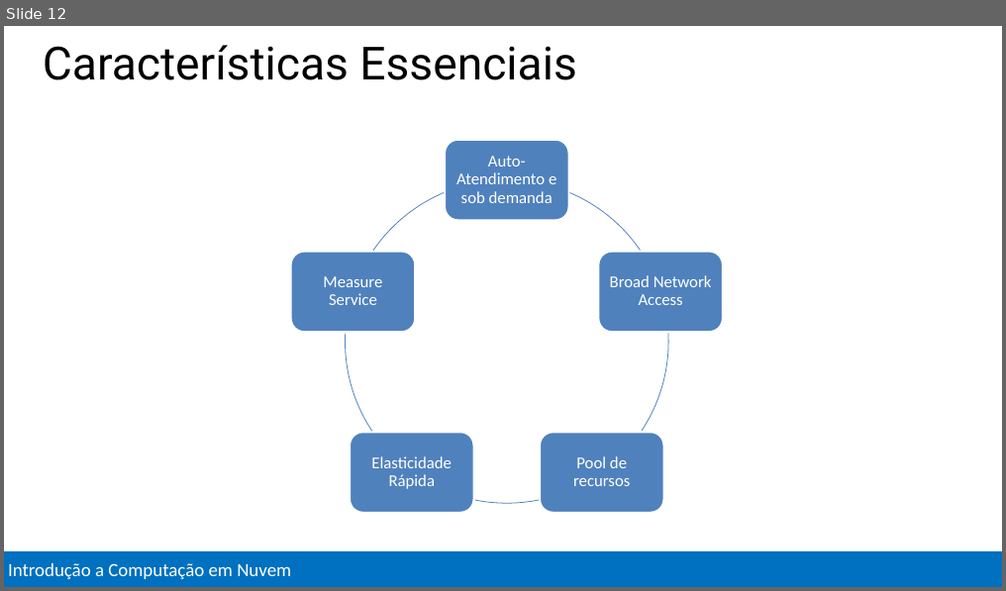
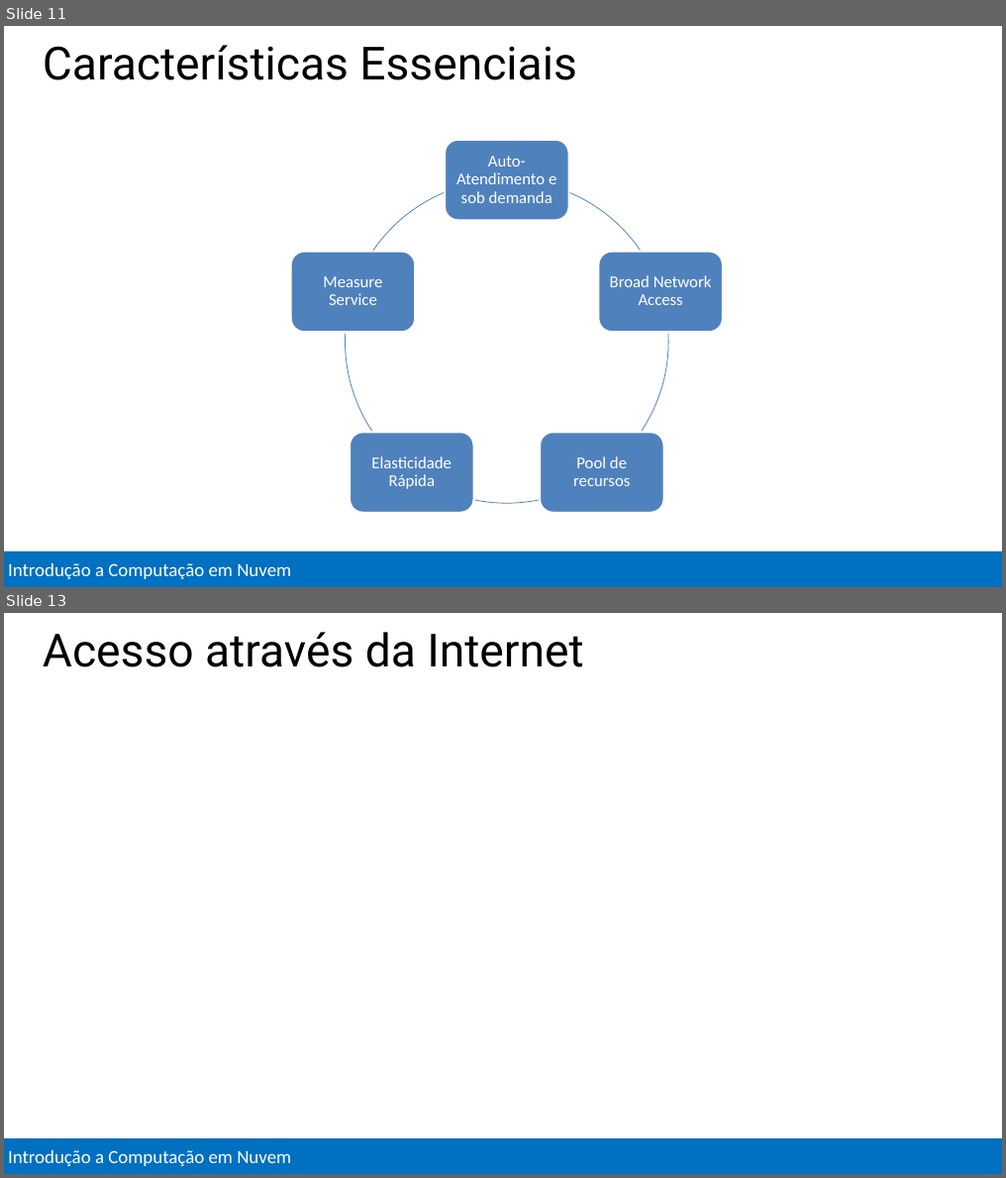
Before and after one commit to Evilazaro/MCSDAzureTraining, a slide deck: Introduction to Cloud Computing/Introduction to Cloud Computing.pptx. Shown one above the other, each under a label of ours: slide 12 before the commit, slides 11 and 13 after it; the slides between them are not shown. The pictures are 1006x591 and 1006x1178 pixels, drawn with LibreOffice and Linux fonts; fonts in the diff are those of the drawing. Boxes give left, top, right and bottom in pixels: in the first picture for what was removed or moved away, otherwise in the second. Text is boxed around its words. In the diff, an @@ line names an element or a change of style, - is before the commit and + after.

```diff
--- a/Introduction to Cloud Computing/Introduction to Cloud Computing.pptx
+++ b/Introduction to Cloud Computing/Introduction to Cloud Computing.pptx
@@ slide 13 added at [4,613,1002,1174], background #FFFFFF; not listed: 1 template element that a slide beside it also shows @@
@@ title added at [43,632,583,667], 44 pt, text #000000 @@
+Acesso através da Internet
@@ what was slide 12 is now slide 11 @@
```
Also in this commit, not shown: 3 slides changed, 6 other slides added, 1 slide removed.
